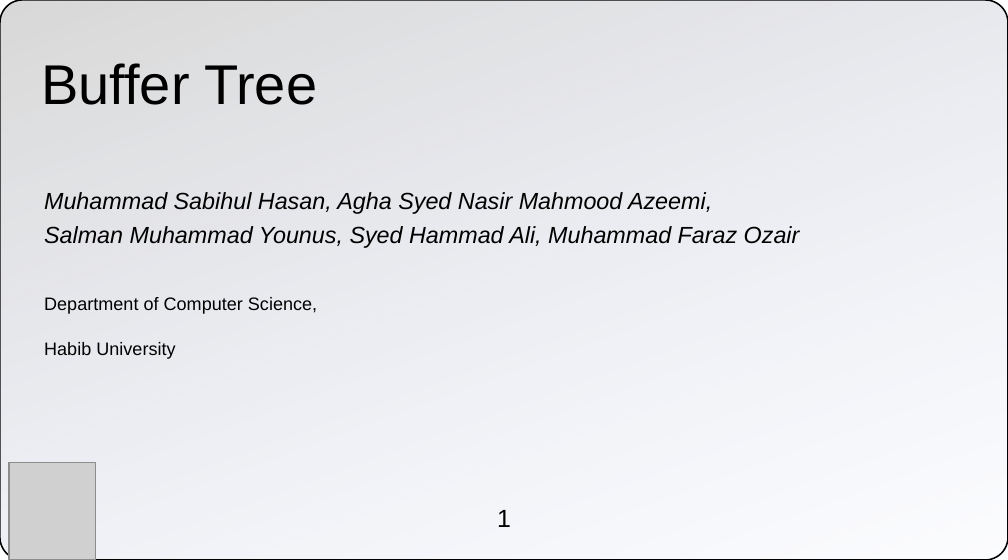
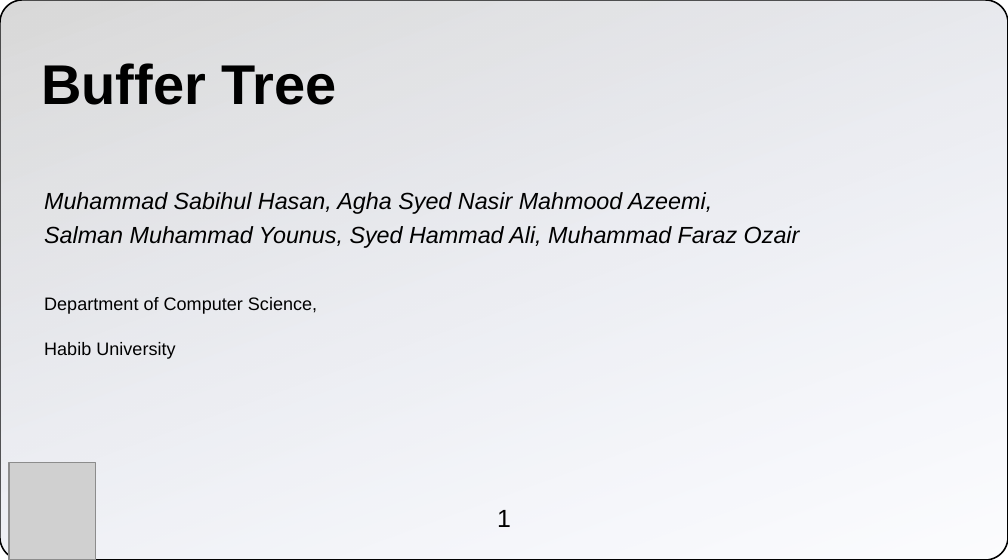
Before and after one commit to m-sabihul-hasan/cs201-s20-final-project-lightning-panthers, a slide deck: slide 1 of Buffer Tree - Poster Presentation.pptx. Drawn at 1008x560 pixels with LibreOffice and Linux fonts; fonts in the diff are those of the drawing; grey boxes stand for pictures; background and template pictures are left out. Boxes give left, top, right and bottom in pixels: in the first picture for what was removed or moved away, otherwise in the second. Text is boxed around its words. In the diff, an @@ line names an element or a change of style, - is before the commit and + after.

```diff
--- a/Buffer Tree - Poster Presentation.pptx
+++ b/Buffer Tree - Poster Presentation.pptx
@@ text "Buffer Tree" at [41,63,337,105]: letter outline none to #FFFFFF 0.75 pt, bold on @@
```
Also in this commit, not shown: 3 other slides changed.
